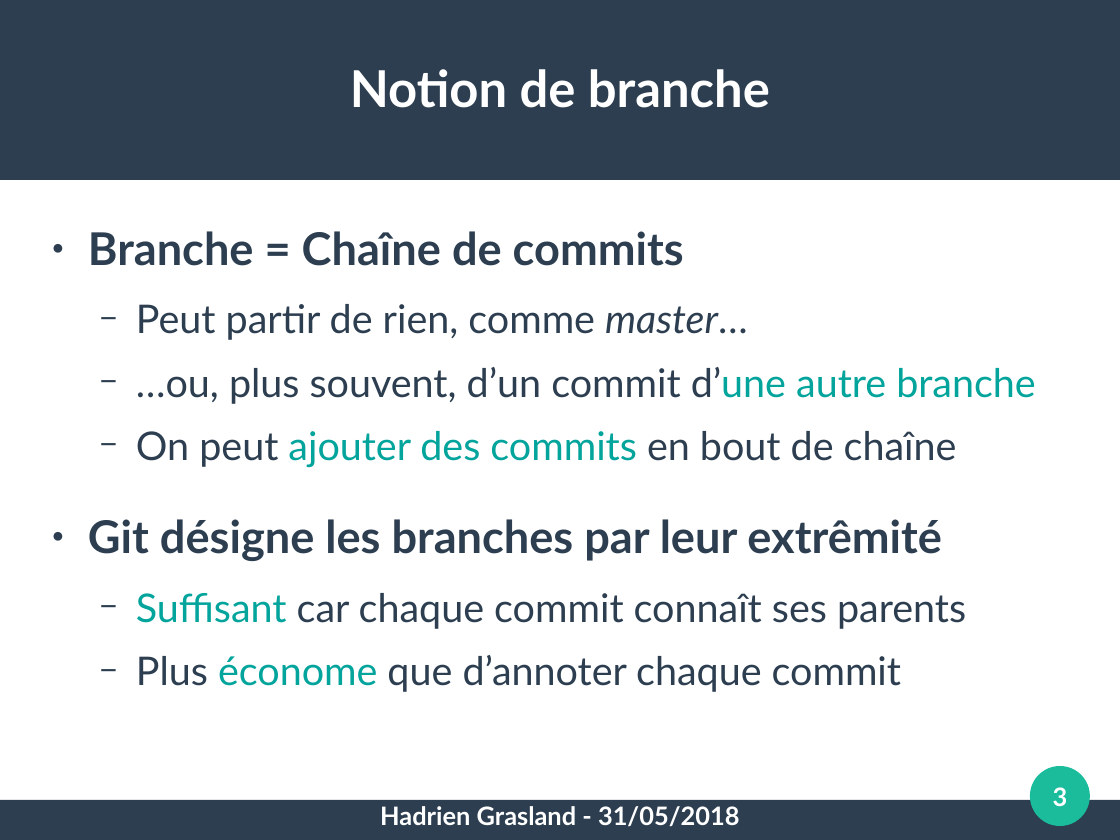
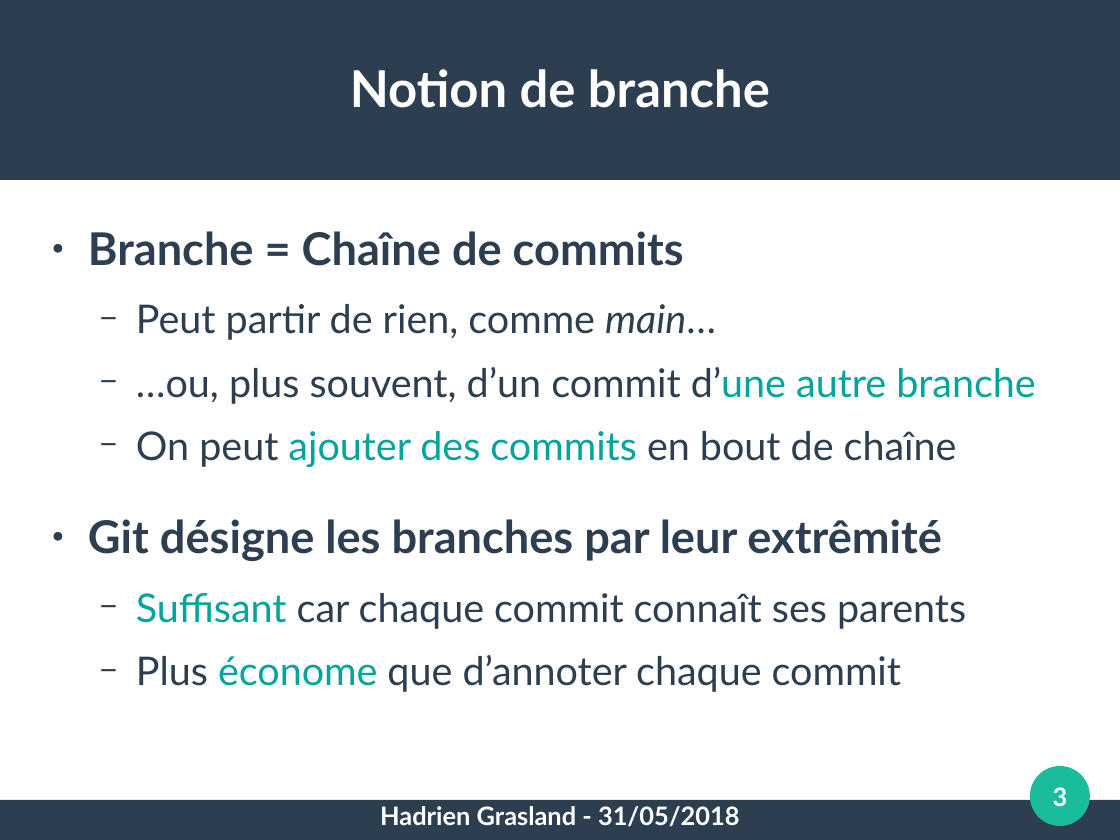
Before and after one commit to pushou/formation-git, a slide deck: slide 3 of Pres3-Branches.odp. Drawn at 1120x840 pixels with LibreOffice and Linux fonts; fonts in the diff are those of the drawing. Boxes give left, top, right and bottom in pixels: in the first picture for what was removed or moved away, otherwise in the second. Text is boxed around its words. In the diff, an @@ line names an element or a change of style, - is before the commit and + after.

Commit message:
Switch branches from master to main

```diff
--- a/Pres3-Branches.odp
+++ b/Pres3-Branches.odp
@@ text at box(136, 304, 716, 340): text changed @@
-  − Peut partir de rien, comme master…
+  − Peut partir de rien, comme main…
```
Also in this commit, not shown: 26 other files.
